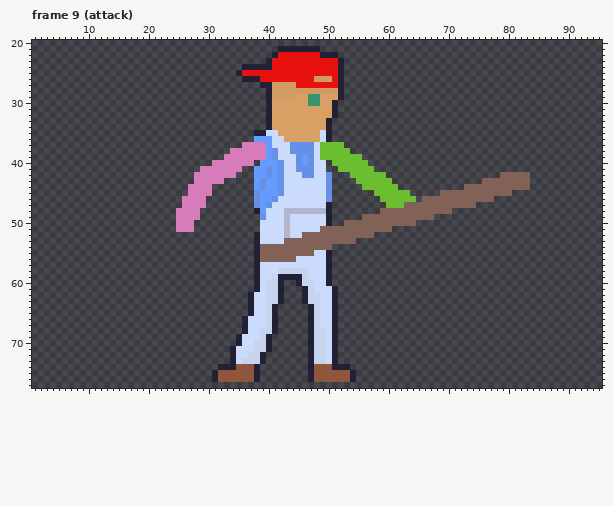
One commit to this pixel-art file: characters/player.ase. This is how it looked before the edit.
96x96 pixels, 11 frames. Shown: frame 9 (attack): x 1..95, y 20..77. The commit also changed other frames, which this record leaves out.
And afterwards:
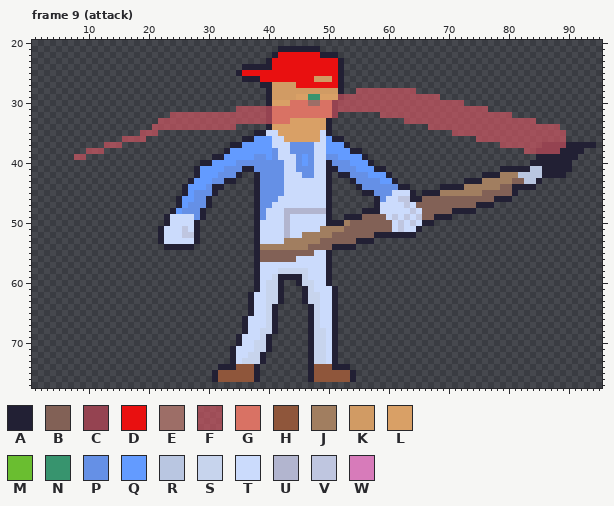
Palette (. is transparent): A #222034  B #826156  C #954351  D #e91010  E #9d6e67  F #d95763a0  G #d97264  H #8f563b  J #a17e60  K #d19b64  L #d9a066  M #6abe30  N #37946e  P #6590e6  Q #639bff  R #b9c6e1  S #c7d4ed  T #cbdbfc  U #b2b5cf  V #bfc6e0  W #d77bba
The edit:
layer "Layer 7" opacity 100% -> 63%
layer "Layer 5" removed
--- frame 9 (attack), layers "Layer 7", "Layer 6"
@@ x 1..95 @@
 27 ......................................AAKKKKDDDDDDDA...........................................
-28 .......................................AKKKKKKKKKKKA...........................................
-29 .......................................AKKKKLLNNLLLA...........................................
-30 .......................................ALLLLLLNNLLA............................................
-31 .......................................ALLLLLLLLLLA............................................
-32 .......................................ALLLLLLLLLLA............................................
-33 .......................................ALLLLLLLLLA.............................................
-34 .......................................ALLLLLLLLLA.............................................
-35 .....................................AATTLLLLLLLTA.............................................
-36 .....................................QQQTTLLLLLLTA.............................................
-37 ...................................WWWWQTTTPPPPTMMMM...........................................
-38 .................................WWWWWWQPTTPPPPTMMMMM..........................................
-39 ................................WWWWWWWQPTTTPQPTMMMMMMM........................................
-40 ..............................WWWWWWW.QQQPTTPQPTT.MMMMMM.......................................
-41 ............................WWWWWWW..QQPQPTTPPPTT..MMMMMM......................................
-42 ...........................WWWWWWW...QQPQPTTTPPTTP...MMMMMM...................BBBBB............
-43 ...........................WWWWW.....QPQQPTTTTTTTP....MMMMMM...............BBBBBBBB............
-44 ..........................WWWW.......QPQQPTTTTTTTP.....MMMMMM...........BBBBBBBBBBB............
-45 ..........................WWWW.......PQQQPTTTTTTTP.......MMMMMM.....BBBBBBBBBBBB...............
-46 .........................WWWW........PQQPTTTTTTTTP........MMMMMM.BBBBBBBBBBBB..................
-47 .........................WWWW........PQPTTTTTTTTTA.........MMMBBBBBBBBBBBB.....................
-48 ........................WWWW.........AQTTTUUUUUUUA........BBBBBBBBBBBB.........................
-49 ........................WWWW..........PTTTUTTTTTTA.....BBBBBBBBBBBB............................
-50 ........................WWW...........TTTTUTTTTTTA..BBBBBBBBBBBB...............................
-51 ........................WWW...........TTTTUTTTTTBBBBBBBBBBBB...................................
-52 .....................................ATTTTUTTBBBBBBBBBBBB......................................
-53 .....................................ATTTTBBBBBBBBBBBB.........................................
-54 .....................................ABBBBBBBBBBBB.............................................
+28 .......................................AKKKKKKKKKKKA..FFFFFFFFFF...............................
+29 .......................................AKKKKLLNNLLLCFFFFFFFFFFFFFFFF...........................
+30 .......................................ALLLGGGEEGGCFFFFFFFFFFFFFFFFFFFFF.......................
+31 ..................................FFFFFCGGGGGGGGGGCFFFFFFFFFFFFFFFFFFFFFFFFF...................
+32 .......................FFFFFFFFFFFFFFFFCGGGGGGGGGGC.......FFFFFFFFFFFFFFFFFFFFFF...............
+33 .....................FFFFFFFFFFFFFFFFFFCGGGLLLLLLA............FFFFFFFFFFFFFFFFFFFFFF...........
+34 ....................FFFFFFFFFFFFFF.....ALLLLLLLLLA................FFFFFFFFFFFFFFFFFFFFFF.......
+35 ..................FFF................AATTLLLLLLLTA....................FFFFFFFFFFFFFFFFFFF......
+36 ...............FFFF................AAQQQTTLLLLLLTQAA......................FFFFFFFFFFFFFFF......
+37 ............FFF..................AAQQQQQTTTPPPPTTQQQA.........................FFFFFFFCCCCAAAAA.
+38 .........FFF....................AQQQQQQQPTTPPPPTTQQQQAA...........................FFCCCCAAAA...
+39 .......FF.....................AAQQQQQPPQPTTTPQPTTPPQQQQA............................AAAAAAA....
+40 ............................AAQQQQPPPPPPPPTTPQPTTAPPPQQQA..........................AAAAAAA.....
+41 ...........................AQQQQPPPAAPPPPPTTPPPTTAAPPPQQQAA...................AAAAARRAAAAA.....
+42 ...........................AQQQPPPA..APPPPTTTPPTTA.AAPPPQQQA...............AAAJJJRRRRAAAA......
+43 ..........................AQQQPPAA...APPPPTTTTTTTA...APPPPQQA...........AAAJJJJJBBRRA..........
+44 .........................AQQQPAA.....APPPPTTTTTTTA....APPPPPPAA.....AAAAJJJJJJBBAAAA...........
+45 .........................AQPPPA......APPPPTTTTTTTA.....AAPPPTTTA.AAAJJJJJJJBBBBBA..............
+46 ........................AQQPPA.......APPPTTTTTTTTA.......APTTVVAABBBBBBBBBBBBAAA...............
+47 ........................AQPPPA.......APPTTTTTTTTTA.......ATTTTVTBBBBBBBBBBAAA..................
+48 .......................AQPPPA........APTTTUUUUUUUA.....AAATTTTTVTBBBBBAAAA.....................
+49 ......................ATTTTPA........APTTTUTTTTTTA..AAABBBBTVTVTVBBAAA.........................
+50 ......................ATTTTA.........ATTTTUTTTTTTAAAJBBBBBBBTVTVTAA............................
+51 .....................ATTTVTA.........ATTTTUTTTTTJJJJBBBBBBBBTVTTA..............................
+52 .....................ATTTVVA.........ATTTTUTTJJJJJBBBBBBBAAAAAAA...............................
+53 .....................ATTTTTA.........ATTTTJJJJJJBBBBBBAAA......................................
+54 ......................AAAAA..........AJJJJJJJJBBBBAAAA.........................................
 55 .....................................ABBBBBBBBBTTA.............................................
Boxes around the changes in both pictures, in picture pixels (x1, y1, x2, y2):
changed: (74, 88, 596, 250)
